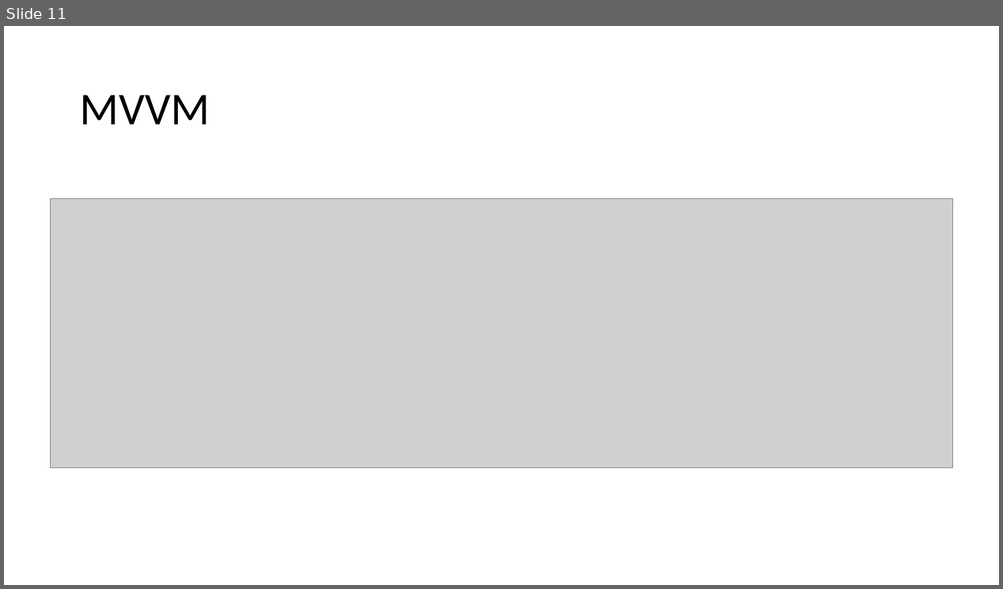
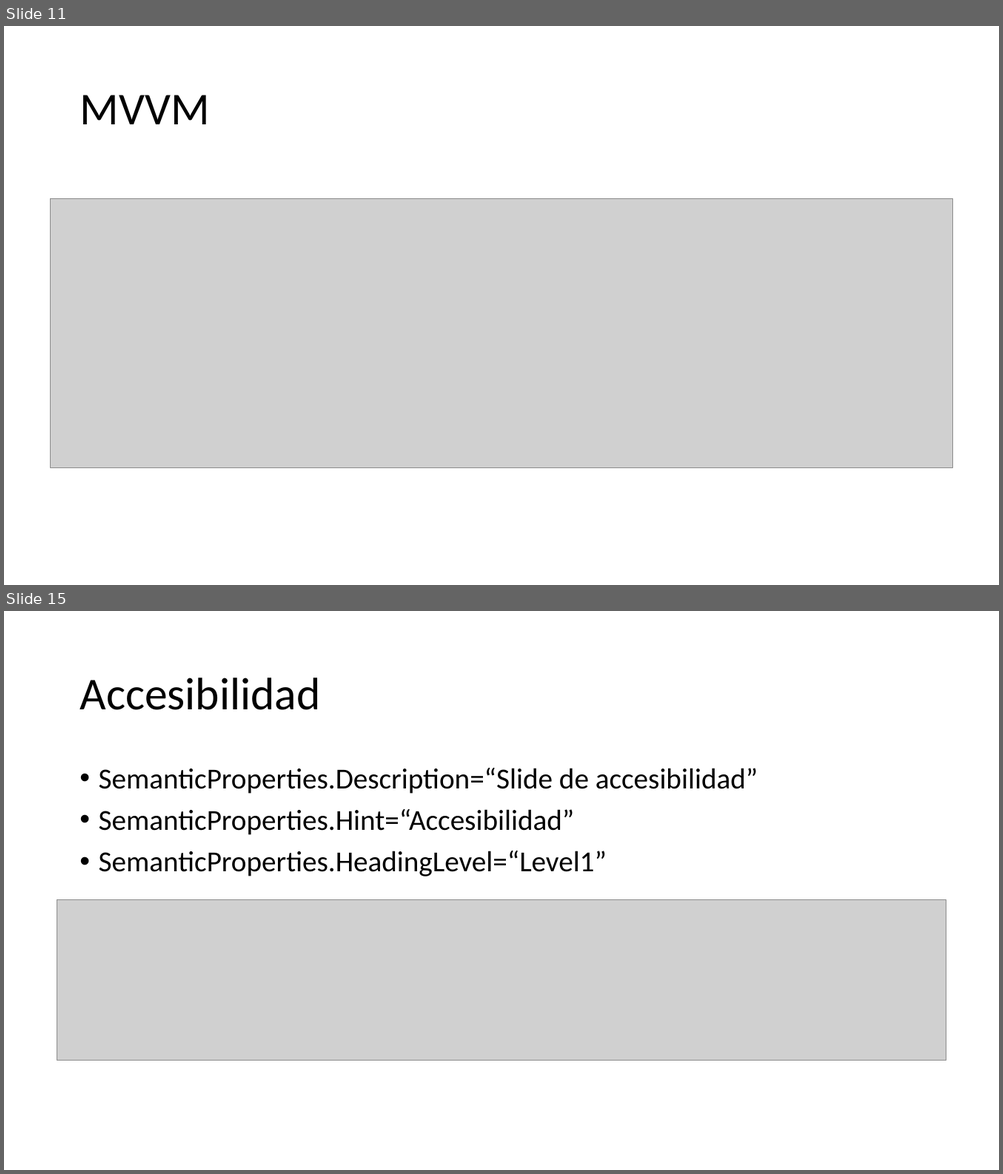
Before and after one commit to marcoablanco/Events, a slide deck: 2026-04 GDG Jerez/DotNet Maui con Android.pptx. Shown one above the other, each under a label of ours: slide 11 before the commit, slides 11 and 15 after it; the slides between them are not shown. The pictures are 1003x589 and 1003x1174 pixels, drawn with LibreOffice and Linux fonts; fonts in the diff are those of the drawing; grey boxes stand for pictures. Boxes give left, top, right and bottom in pixels: in the first picture for what was removed or moved away, otherwise in the second. Text is boxed around its words. In the diff, an @@ line names an element or a change of style, - is before the commit and + after.

```diff
--- a/2026-04 GDG Jerez/DotNet Maui con Android.pptx
+++ b/2026-04 GDG Jerez/DotNet Maui con Android.pptx
@@ slide 15 added at [4,611,999,1170], background #FFFFFF @@
@@ title added at [79,678,320,710], 44 pt, text #000000 @@
+Accesibilidad
@@ text added at [99,768,757,877], 28 pt, text #000000 @@
+• SemanticProperties.Description=“Slide de accesibilidad”
+• SemanticProperties.Hint=“Accesibilidad”
+• SemanticProperties.HeadingLevel=“Level1”
@@ picture added at [57,900,945,1061] @@
```
Also in this commit, not shown: 1 slide changed, 6 other slides added, 37 other files.
